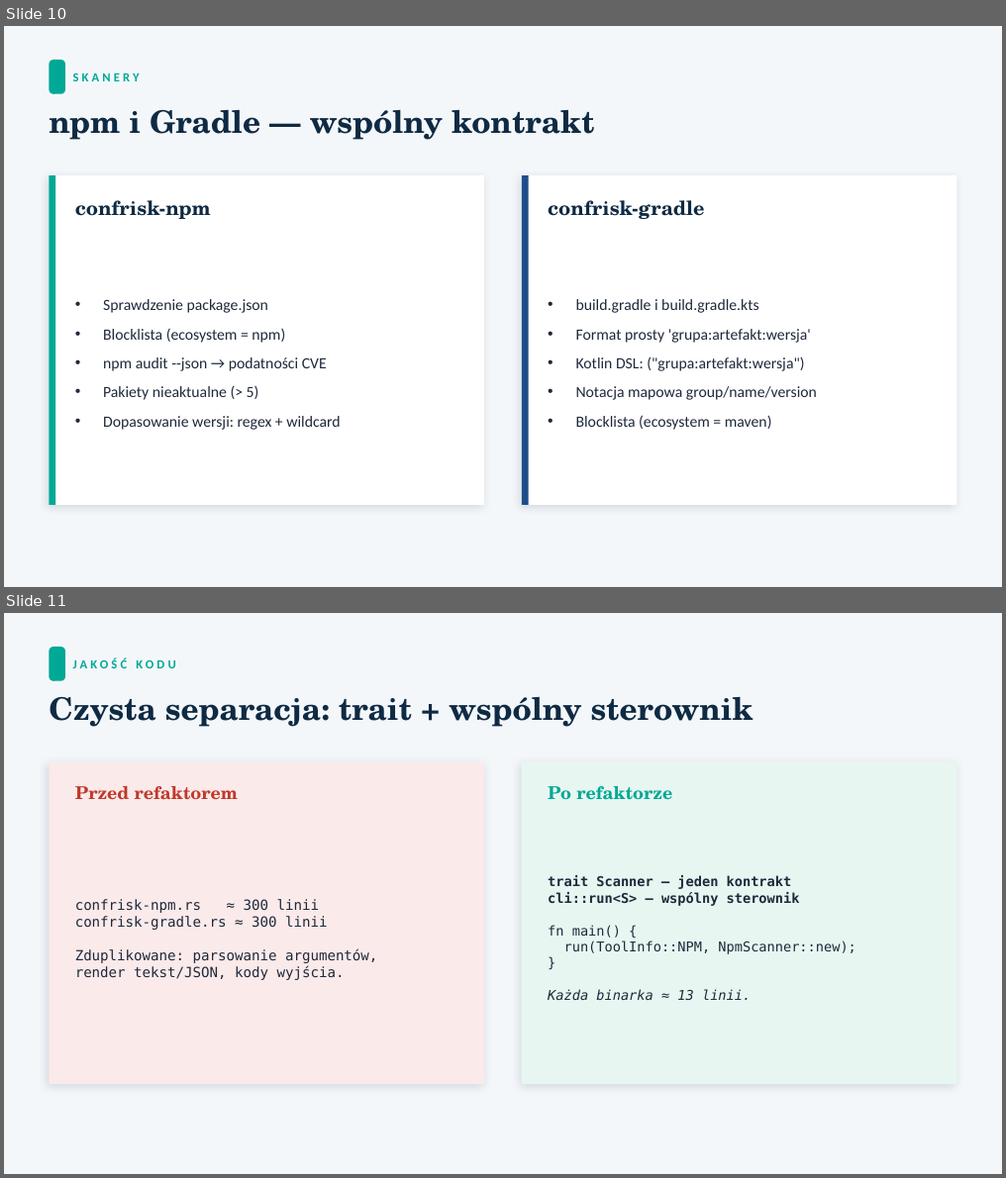
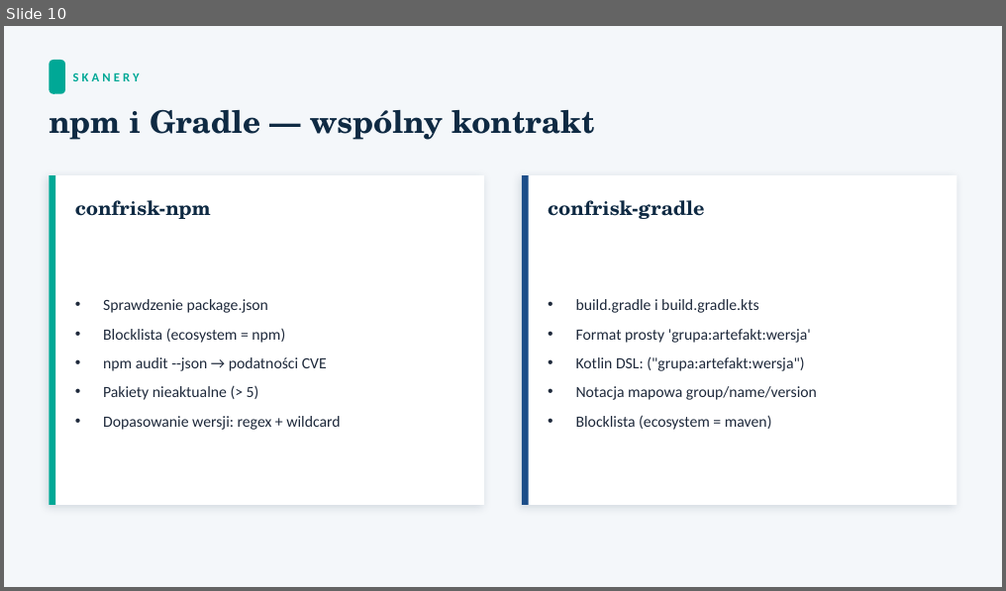
Before and after one commit to matjamr/linux-security-scanner, a slide deck: docs/Prezentacja_confrisk.pptx. Shown one above the other, each under a label of ours: slides 10 and 11 before the commit, slide 10 after it. The pictures are 1006x1178 and 1006x591 pixels, drawn with LibreOffice and Linux fonts; fonts in the diff are those of the drawing. Boxes give left, top, right and bottom in pixels: in the first picture for what was removed or moved away, otherwise in the second. Text is boxed around its words. In the diff, an @@ line names an element or a change of style, - is before the commit and + after.

```diff
--- a/docs/Prezentacja_confrisk.pptx
+++ b/docs/Prezentacja_confrisk.pptx
@@ slide 11 removed at [4, 613, 1002, 1174], background #F4F7FA @@
@@ rounded rectangle removed at [49, 647, 65, 681] @@
@@ text removed at [73, 658, 175, 668] @@
-JAKOŚĆ KODU
@@ text removed at [49, 697, 753, 727] @@
-Czysta separacja: trait + wspólny sterownik
@@ rectangle removed at [49, 762, 484, 1084] @@
@@ text removed at [75, 786, 239, 800] @@
-Przed refaktorem
@@ rectangle removed at [522, 762, 957, 1084] @@
@@ text removed at [548, 786, 672, 800] @@
-Po refaktorze
@@ text removed at [548, 875, 855, 1000] @@
-trait Scanner — jeden kontrakt
-cli::run<S> — wspólny sterownik
-fn main() {
-run(ToolInfo::NPM, NpmScanner::new);
-}
-Każda binarka ≈ 13 linii.
@@ text removed at [75, 899, 377, 980] @@
-confrisk-npm.rs ≈ 300 linii
-confrisk-gradle.rs ≈ 300 linii
-Zduplikowane: parsowanie argumentów,
-render tekst/JSON, kody wyjścia.
```
Also in this commit, not shown: 11 slides changed, 1 other slide removed, 16 other files.
